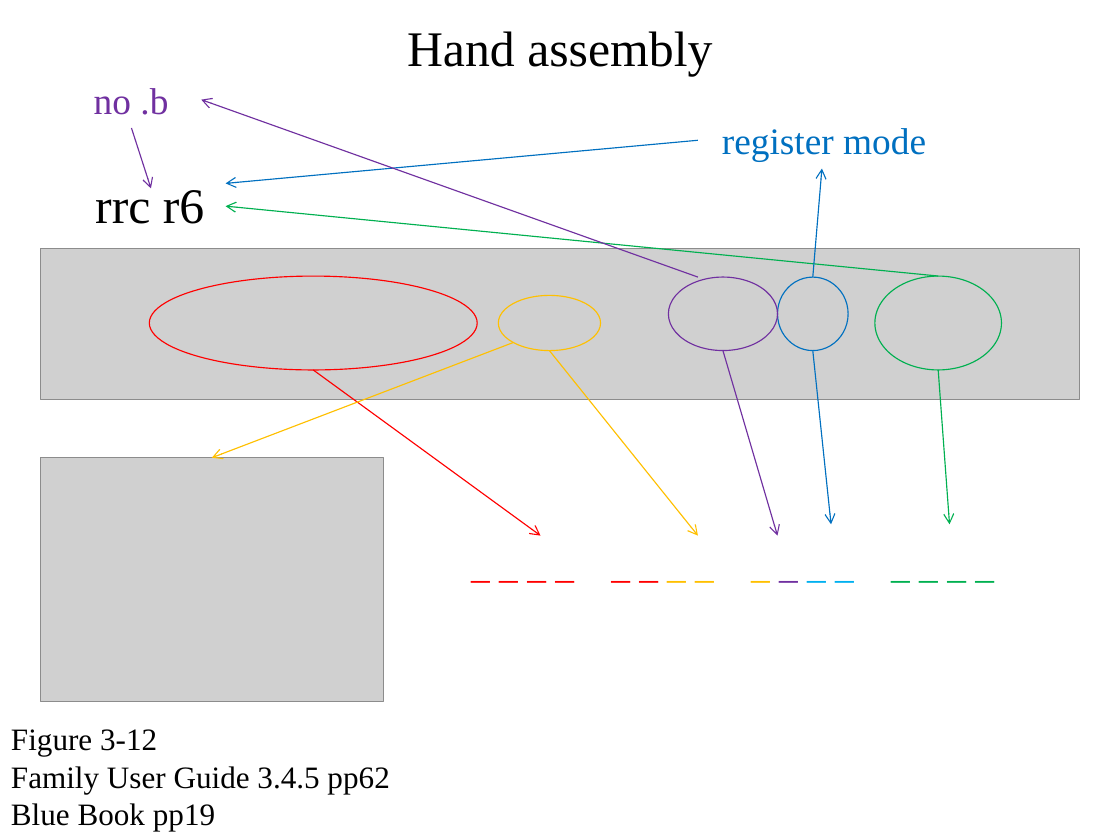
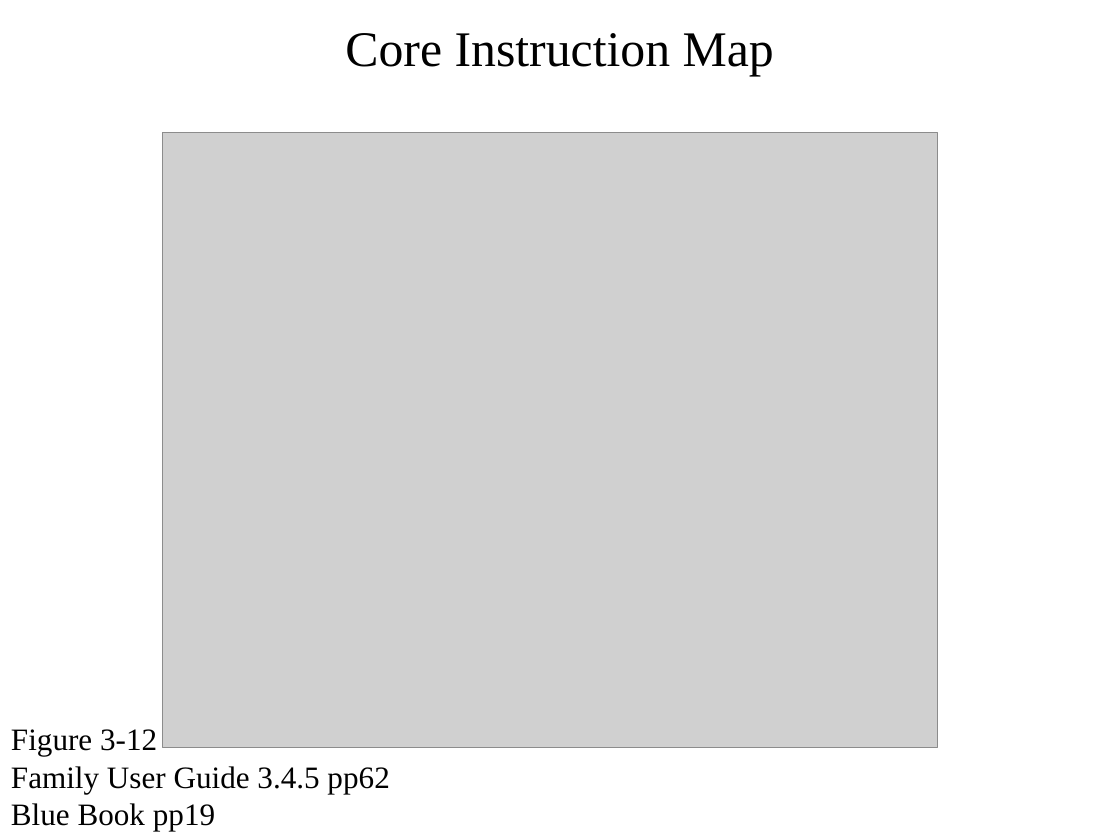
Before and after one commit to pw4rn3r/ECE382, a slide deck: slide 19 of notes/L4/Lsn4.pptx (slide 23 before the commit). Drawn at 1120x840 pixels with LibreOffice and Linux fonts; fonts in the diff are those of the drawing; grey boxes stand for pictures. Boxes give left, top, right and bottom in pixels: in the first picture for what was removed or moved away, otherwise in the second. Text is boxed around its words. In the diff, an @@ line names an element or a change of style, - is before the commit and + after.

Commit message:
typo on Lesson 4 and adding updated Lesson 4 slides.

```diff
--- a/notes/L4/Lsn4.pptx
+++ b/notes/L4/Lsn4.pptx
@@ title at (345,33,774,76): text changed @@
-Hand assembly
+Core Instruction Map
@@ group removed at (94,88,777,535): 3 arrows, 1 text, 1 ellipse @@
-no .b
@@ picture added at (162,132,937,747) @@
@@ group removed at (225,128,926,524): 3 arrows, 1 text, 1 ellipse @@
-register mode
@@ text removed at (95,184,204,224) @@
-rrc r6
@@ arrow removed from (939, 276) to (225, 206) @@
@@ picture removed at (40,249,1079,399) @@
@@ ellipse removed at (149,276,477,370) @@
@@ ellipse removed at (498,296,600,351) @@
@@ ellipse removed at (875,276,1001,370) @@
@@ arrow removed from (513, 343) to (212, 458) @@
@@ arrow removed from (550, 351) to (698, 535) @@
@@ arrow removed from (314, 370) to (541, 535) @@
@@ arrow removed from (939, 370) to (950, 524) @@
@@ picture removed at (40,458,383,702) @@
@@ text removed at (460,535,1019,591) @@
-_ _ _ _ _ _ _ _ _ _ _ _ _ _ _ _
```
Also in this commit, not shown: 14 other slides changed, 10 slides added, 18 slides removed, 1 other file.
